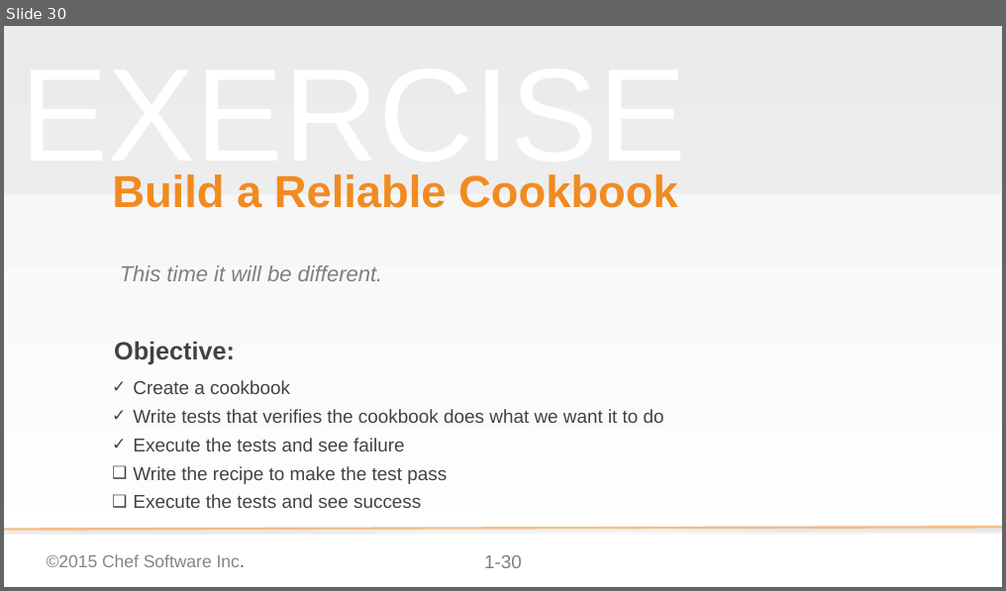
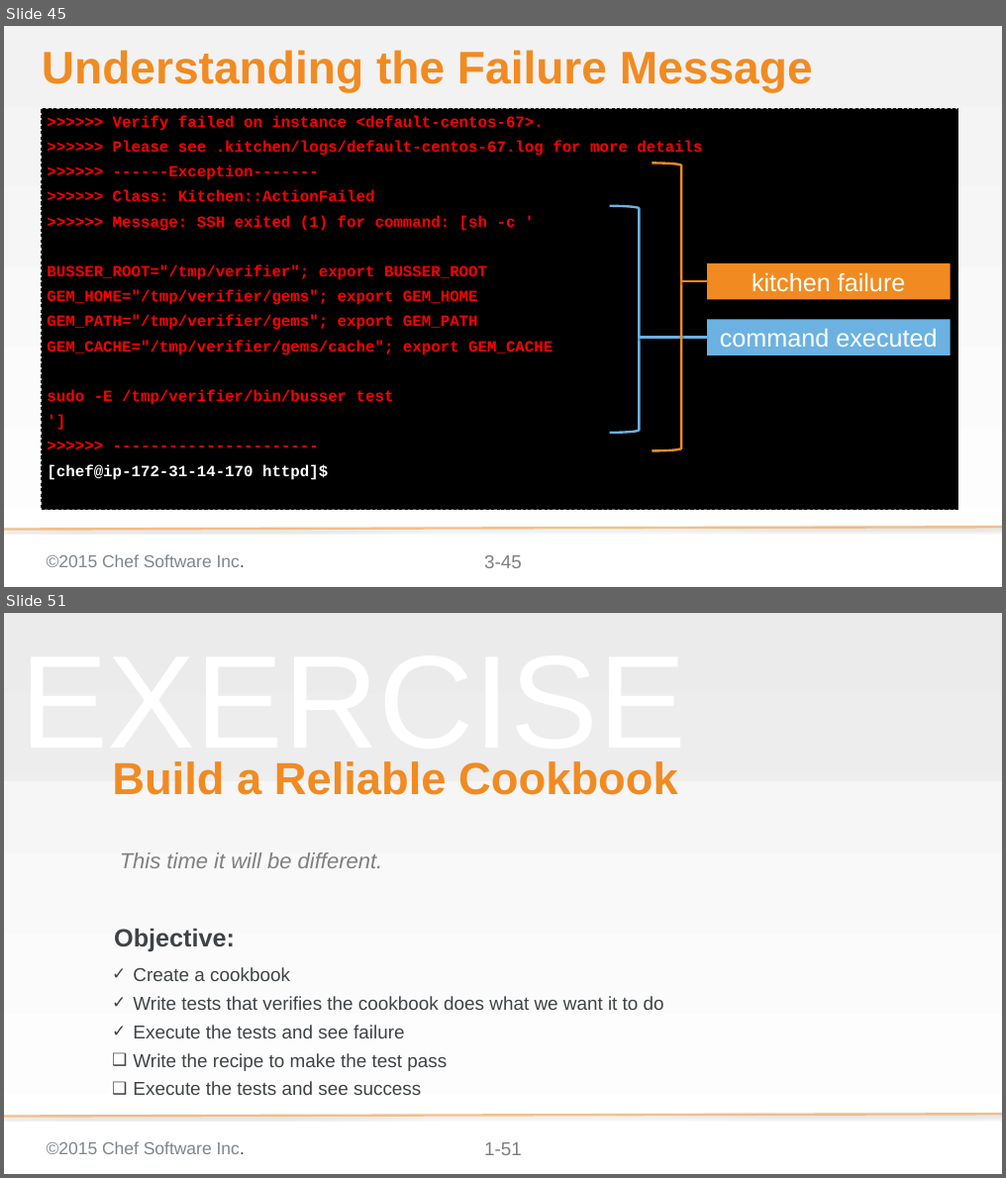
Before and after one commit to chef-training/test_driven_cookbook_development, a slide deck: 03-writing_a_test_first.pptx. Shown one above the other, each under a label of ours: slide 30 before the commit, slides 45 and 51 after it; the slides between them are not shown. The pictures are 1006x591 and 1006x1178 pixels, drawn with LibreOffice and Linux fonts; fonts in the diff are those of the drawing; background and template pictures are left out. Boxes give left, top, right and bottom in pixels: in the first picture for what was removed or moved away, otherwise in the second. Text is boxed around its words. In the diff, an @@ line names an element or a change of style, - is before the commit and + after.

```diff
--- a/03-writing_a_test_first.pptx
+++ b/03-writing_a_test_first.pptx
@@ slide 45 added at (4,26,1002,587), background gradient #F2F2F2 to #FFFFFF; not listed: 3 template elements that a slide beside it also shows @@
@@ title added at (42,50,813,92), 58.7 pt, text #F18B21, bold @@
+Understanding the Failure Message
@@ text added at (42,108,958,509), fill #000000, outline #000000 1 pt dashed, 20 pt, text #FF0000, bold @@
+>>>>>> Verify failed on instance <default-centos-67>.
+>>>>>> Please see .kitchen/logs/default-centos-67.log for more details
+>>>>>> ------Exception-------
+>>>>>> Class: Kitchen::ActionFailed
+>>>>>> Message: SSH exited (1) for command: [sh -c '
+BUSSER_ROOT="/tmp/verifier"; export BUSSER_ROOT
+GEM_HOME="/tmp/verifier/gems"; export GEM_HOME
+GEM_PATH="/tmp/verifier/gems"; export GEM_PATH
+GEM_CACHE="/tmp/verifier/gems/cache"; export GEM_CACHE
+sudo -E /tmp/verifier/bin/busser test
+']
+>>>>>> ----------------------
+[chef@ip-172-31-14-170 httpd]$
@@ right bracket added at (651,163,681,451), outline #F18B21 3 pt @@
@@ right bracket added at (610,206,639,433), outline #6BB2E2 3 pt @@
@@ line added from (681, 281) to (707, 281), #F18B21 3 pt @@
@@ rectangle added at (707,264,949,299), fill #F18B21, 32 pt, text #FFFFFF @@
+kitchen failure
@@ rectangle added at (707,320,949,356), fill #6BB2E2, 32 pt, text #FFFFFF @@
+command executed
@@ line added from (639, 338) to (707, 338), #6BB2E2 3 pt @@
@@ what was slide 30 is now slide 51 @@
@@ page number at (484,1143,522,1156): text changed @@
-1-30
+1-51
```
Also in this commit, not shown: 8 slides changed, 21 other slides added.
